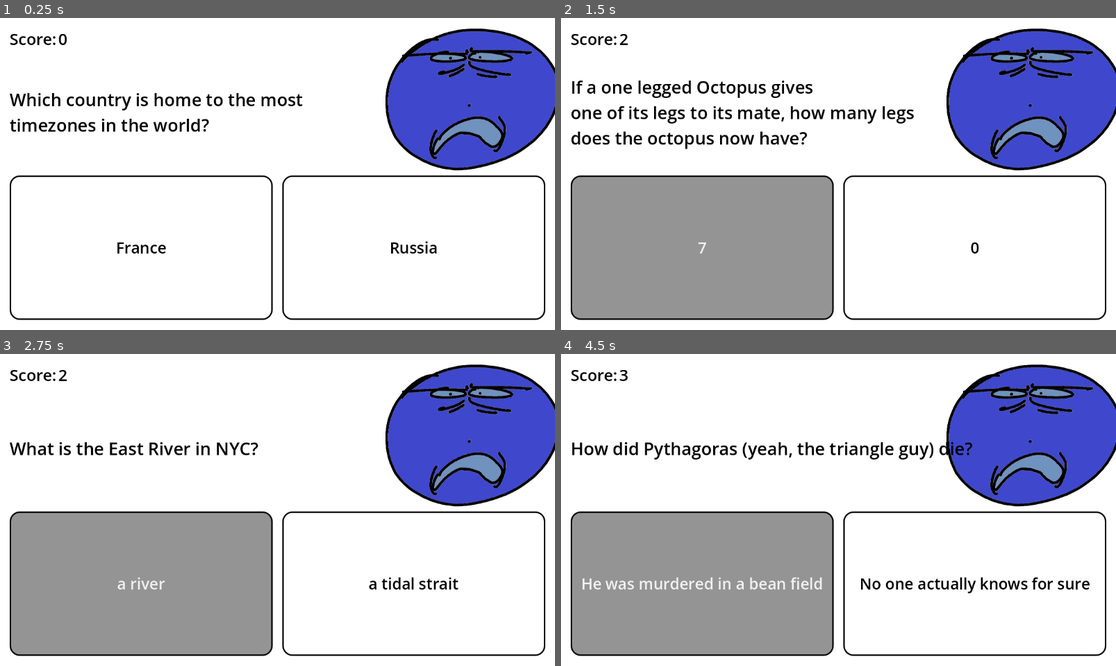
Above: before the commit, frames 1-4 (two rows, left to right).
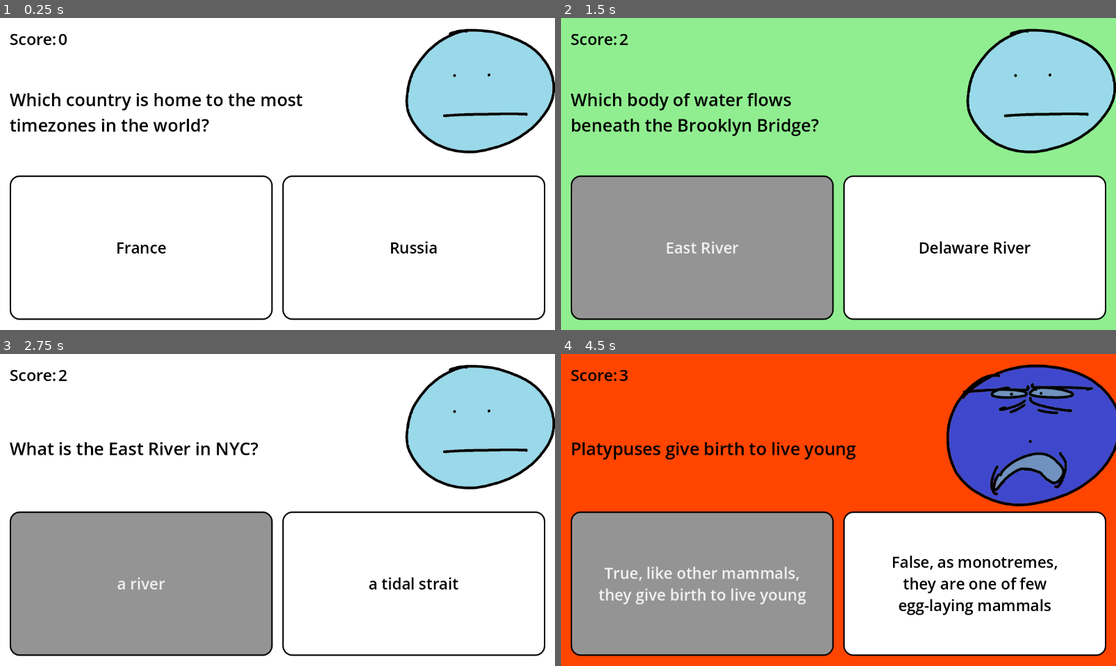
Above: after the commit, the same moments.

Repository: 2DPyramid/2D-Puzzle-Game_REPO
Game: Godot game, scene res://scenes/main.tscn
Two runs of this game, one before a commit and one after it. Both use one fixed random seed, a clock stepped at 60 frames per second and the inputs below.
Inputs:
- Up to frame 1 (0.25 s): no input
- Up to frame 2 (1.5 s): click "France" at 0.5 s; click "East River" at 1.25 s
- Up to frame 3 (2.75 s): click "7" at 2 s
- Up to frame 4 (4.5 s): click "a river" at 2.75 s; click "True" at 3.5 s; click "True, like other mammals, the…" at 4.25 s

The runs differ from the first frame. In frame 1, 11% of the frame differs, in the area x 69-100%, y 3-49%; in frame 2, 57%, in the area x 0-100%, y 0-100%; in frame 3, 11%; in frame 4, 49%.

Commit message:
03 16 4:22 PM

Diff:
--- a/2dTriviaGame/scenes/main.tscn
+++ b/2dTriviaGame/scenes/main.tscn
@@ -99,7 +99,14 @@
 [node name="reaction" parent="MarginContainer/VBoxContainer/question" unique_id=54342535 instance=ExtResource("2_sugp2")]
 position = Vector2(964, 89)
 scale = Vector2(0.5, 0.5)
+animation = &"1"
+
+[node name="wrong_reaction" parent="MarginContainer/VBoxContainer/question" unique_id=1107030189 instance=ExtResource("2_sugp2")]
+visible = false
+position = Vector2(964, 89)
+scale = Vector2(0.5, 0.5)
 animation = &"0"
+autoplay = "0"
 
 [node name="Label" type="Label" parent="MarginContainer/VBoxContainer/question" unique_id=1968995364]
 custom_minimum_size = Vector2(800, 200)
--- a/2dTriviaGame/script/main.gd
+++ b/2dTriviaGame/script/main.gd
@@ -6,6 +6,8 @@
 @onready var score: Label = $MarginContainer/VBoxContainer/score/number
 @onready var reaction: AnimatedSprite2D = $MarginContainer/VBoxContainer/question/reaction
 @onready var score_label: Label = $MarginContainer/VBoxContainer/score/score_label
+@onready var color_rect: ColorRect = $ColorRect
+@onready var wrong_reaction: AnimatedSprite2D = $MarginContainer/VBoxContainer/question/wrong_reaction
 
 #get the button texts and question text from the scene
 
@@ -20,8 +22,8 @@
 
 func update_ui():
 	# .size() tells us max number of questions
-	if current < 30: #30 questions max
-	#if current < Global.data.size(): #for if you want to go through EVERY questions
+	#if current < 30: #30 questions max
+	if current < Global.data.size(): #for if you want to go through EVERY questions
 		var data = Global.data[current]
 
 		#updating the texts
@@ -32,7 +34,7 @@
 		#out of questions
 		question.text = "Out of Question"
 		score_label.text = "Percent Correct: "
-		score.text = str( int((correctAns / 30) *100) )  + "%"
+		score.text = str( int((correctAns / current) *100) )  + "%"
 		print("Percent Correct out of total: " + str( int((correctAns / Global.data.size()) *100) )  + "%")
 		ans_1.hide()
 		ans_2.hide()
@@ -41,15 +43,13 @@
 
 func _on_button_pressed(index: int) -> void:
 
-	if correctAns < 5:
-		reaction.play("0")
-	elif correctAns >= 5 and correctAns < 10:
+	if correctAns < 7:
 		reaction.play("1")
-	elif correctAns == 10:
+	elif correctAns == 7:
 		reaction.play("2")
-	elif correctAns > 10 and correctAns < 15:
+	elif correctAns > 7 and correctAns < 12:
 		reaction.play("3")
-	elif correctAns >= 15:
+	elif correctAns >= 12:
 		reaction.play("4")
 
 	#var animation_list = reaction.sprite_frames.get_animation_names()
@@ -66,8 +66,18 @@
 		correctAns+=1
 		score.text = str(int(correctAns))
 		#update score
+		color_rect.color = Color.LIGHT_GREEN
+		await get_tree().create_timer(0.2).timeout
+		color_rect.color = Color.WHITE
 	else:
 		print("Question " + str(current+1) + ": " + "Wrong!")
 
+		#disgusted reaction when you get wrong answer
+		color_rect.color = Color.ORANGE_RED
+		wrong_reaction.show()
+		await get_tree().create_timer(0.25).timeout
+		color_rect.color = Color.WHITE
+		wrong_reaction.hide()
+
 	current += 1
 	update_ui()
